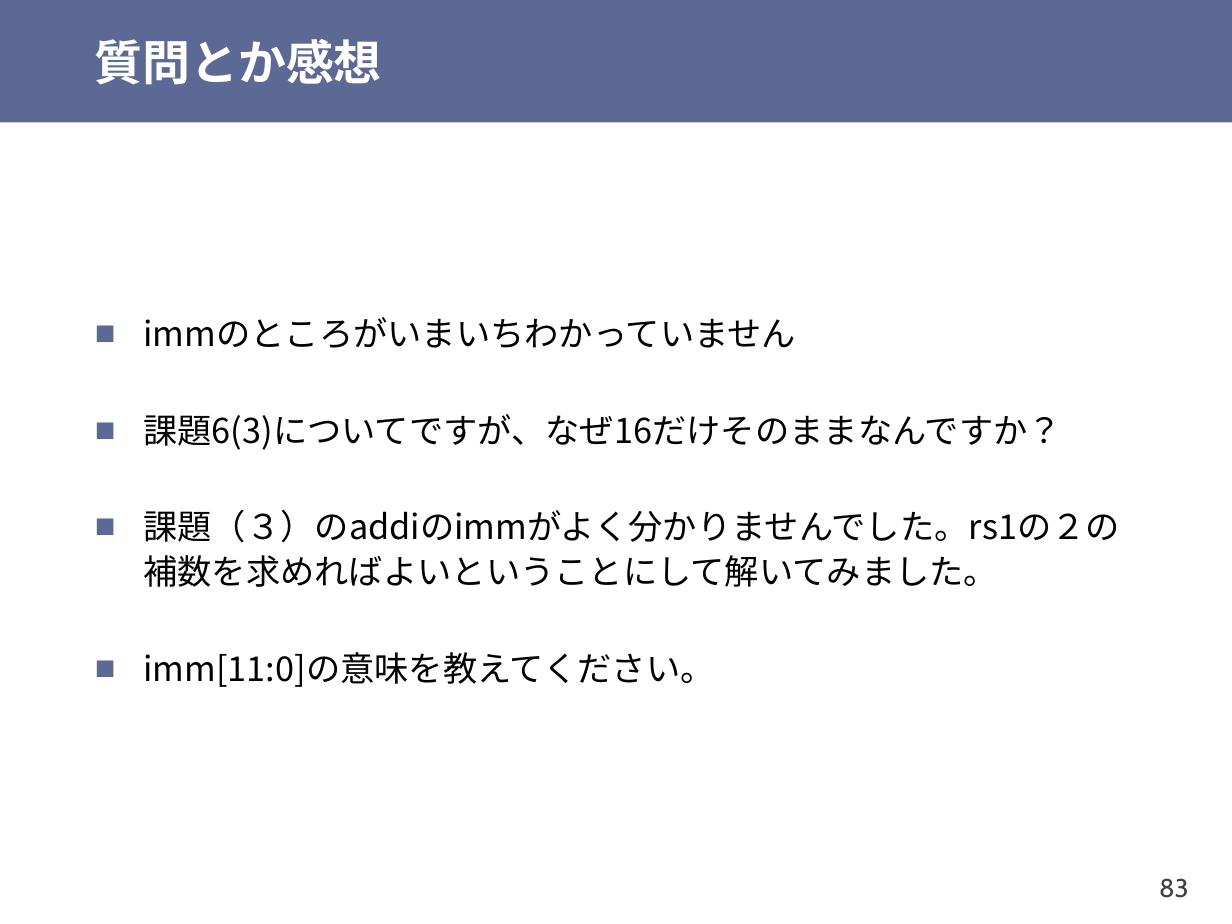
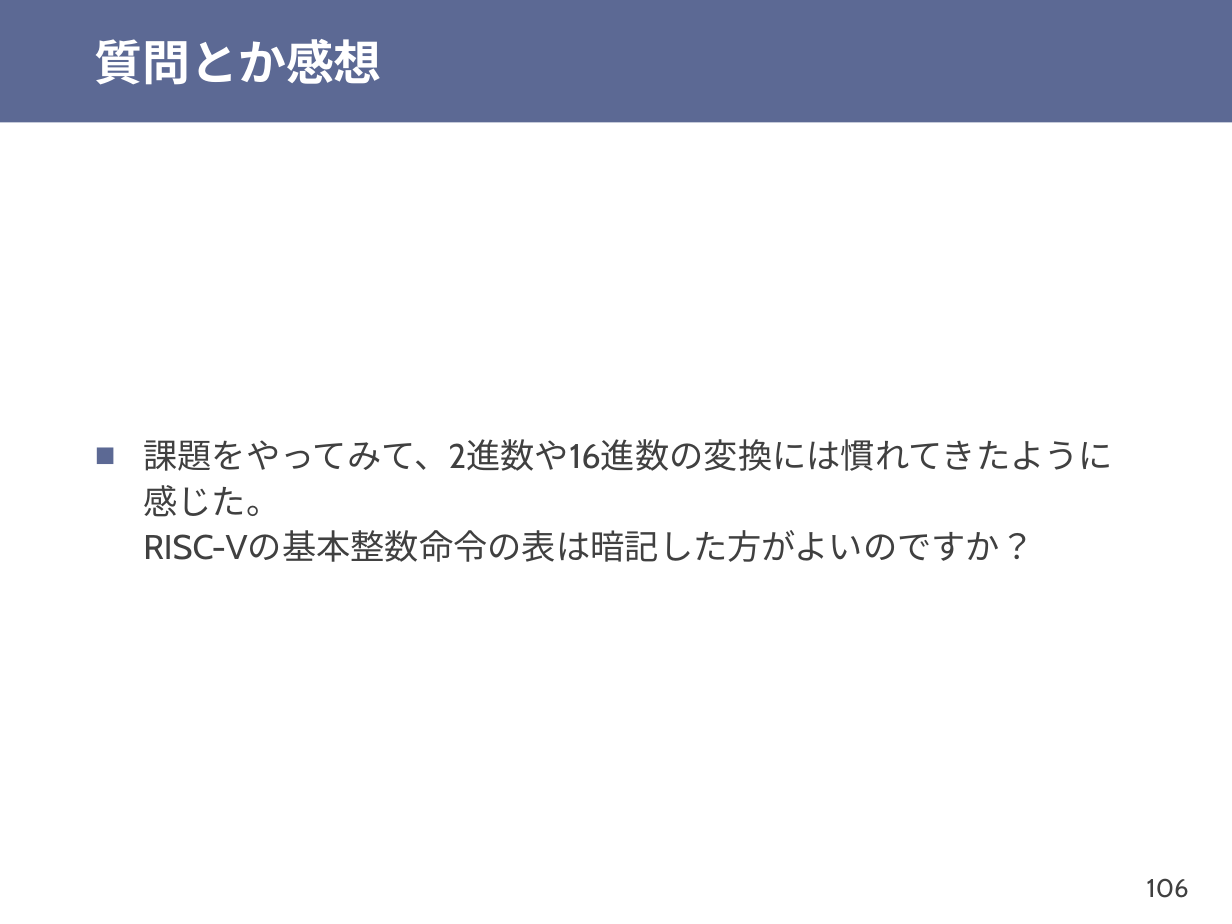
Before and after one commit to shioyadan/otya-computer-architecture-i, a slide deck: slide 106 of cai-shioya-07.pptx (slide 83 before the commit). Drawn at 1232x924 pixels with LibreOffice and Linux fonts; fonts in the diff are those of the drawing. Boxes give left, top, right and bottom in pixels: in the first picture for what was removed or moved away, otherwise in the second. Text is boxed around its words. In the diff, an @@ line names an element or a change of style, - is before the commit and + after.

```diff
--- a/cai-shioya-07.pptx
+++ b/cai-shioya-07.pptx
@@ text at box(143, 439, 1113, 562): text changed; font Noto Sans CJK JP to Cabin; text colour #000000 to #404040 @@
-■ immのところがいまいちわかっていません
-■ 課題6(3)についてですが、なぜ16だけそのままなんですか？
-■ 課題（３）のaddiのimmがよく分かりませんでした。rs1の２の補数を求めればよいということにして解いてみました。
-■ imm[11:0]の意味を教えてください。
+■ 課題をやってみて、2進数や16進数の変換には慣れてきたように感じた。
+  RISC-Vの基本整数命令の表は暗記した方がよいのですか？
@@ page number at box(1147, 878, 1189, 898): text changed @@
-83
+106
```
Also in this commit, not shown: 26 other slides changed, 4 slides added, 2 slides removed, 1 other file.
